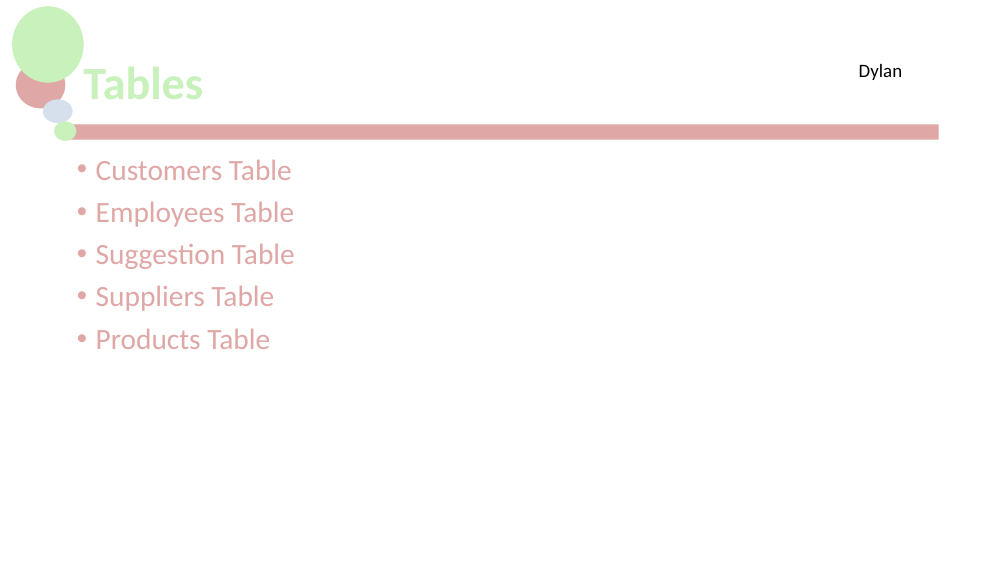
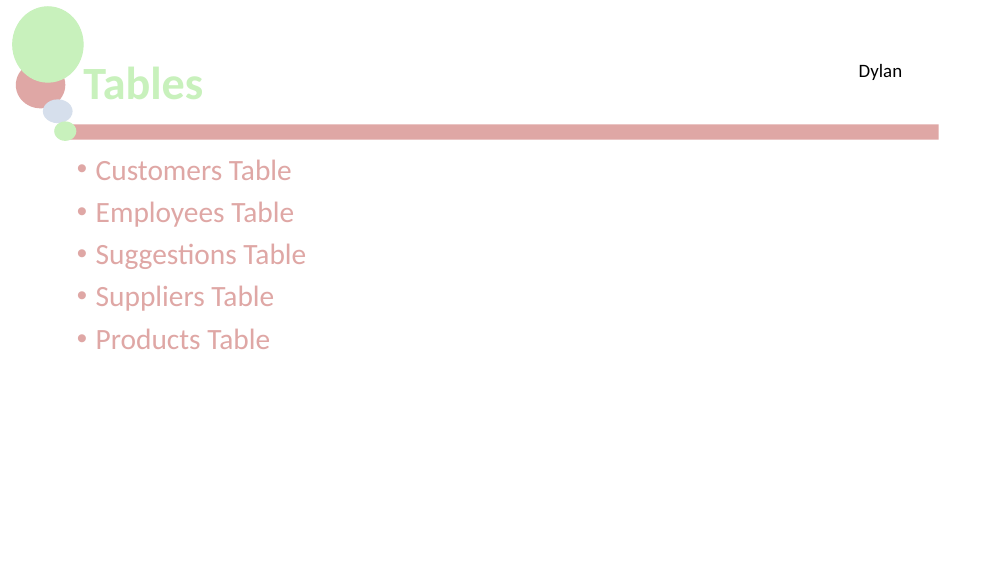
Before and after one commit to jackG97/Project, a slide deck: slide 12 of MCTV Limited.pptx. Drawn at 1008x567 pixels with LibreOffice and Linux fonts; fonts in the diff are those of the drawing; background and template pictures are left out. Boxes give left, top, right and bottom in pixels: in the first picture for what was removed or moved away, otherwise in the second. Text is boxed around its words. In the diff, an @@ line names an element or a change of style, - is before the commit and + after.

```diff
--- a/MCTV Limited.pptx
+++ b/MCTV Limited.pptx
@@ text at (96,244,306,269): text changed @@
-• Suggestion Table
+• Suggestions Table
```
Also in this commit, not shown: 6 other slides changed, 12 slides added, 1 slide removed, 1 other file.
